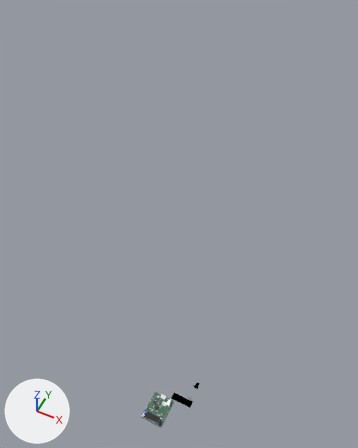
An edit to the Blender file DevboardArt/renders/devboard.blend, drawn before and after from the same camera.
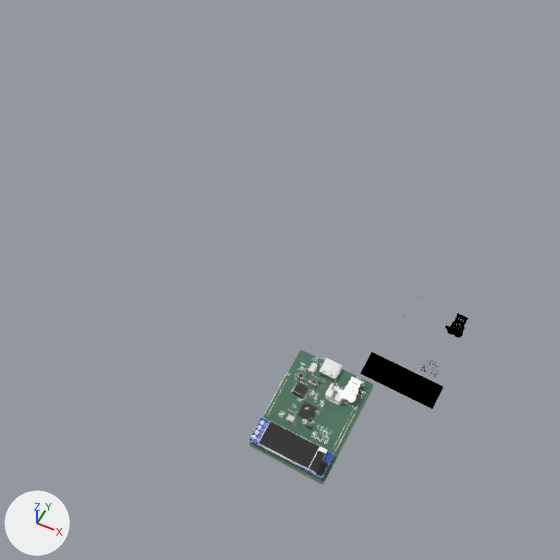
The first picture shows the older version from a camera (50 mm lens) standing at (0.205, -0.307, 0.875) and looking at (-0.114, 0.331, 0.077). The close-ups show the older and then the newer version on the part from 21% to 63% of the width and 67% to 100% of the height of that picture. Only the edits that show in the close-ups are written down. The axes (+X, +Y, +Z) are drawn at lower left. The lights are the same throughout.

The first close-up shows '=>[0:1:1:4]', 'Curve', 'Devboard_silkscreen', 'Devboard_soldermask', 'OLED_0.91_128x32.001', 'QFN-56-1EP_7x7mm_P0.4mm_EP3.2x3.2mm', 'SOIC-8_5.3x5.3mm_P1.27mm', 'SW_SPST_TS-1088-xR020', 'TPS63000DRCR', 'shield' and 3 more.
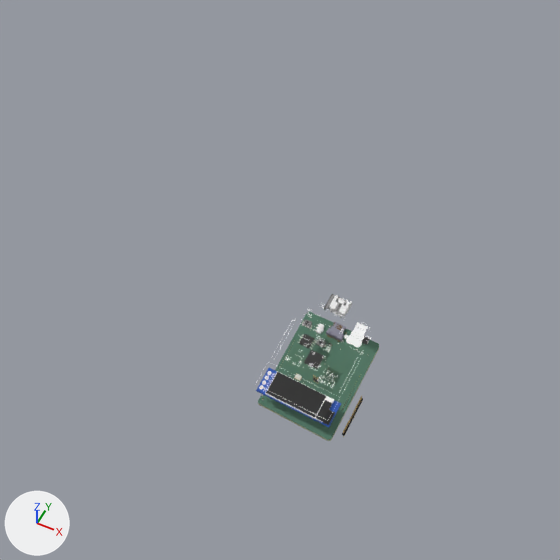
ob_eduboard_1 is not drawn itself; it is the parent of ob_c_0201_0603metric, ob_c_0201_0603metric_001, ob_c_0201_0603metric_002, ob_oled_0_91_128x32, ob_c_0201_0603metric_003, ob_c_0201_0603metric_004, ob_c_0201_0603metric_005, ob_c_0201_0603metric_006.

The change in detail:
Object 'Eduboard 1' (ob_eduboard_1) moves from (-0.137, 0.0528, 0.00444) to (-0.145, 0.0731, 0.0).
Object 'OLED_0.91_128x32.001' (ob_oled_0_91_128x32_001) moves from (0.0, 0.0, 0.0) to (0.0, -0.0096, 0.0).
Object '=>[0:1:1:4]' (ob_0_1_1_4) moves from (-0.000064, -0.0015, 0.00597) to (-0.000064, -0.0542, 0.00597).
Object 'SW_SPST_TS-1088-xR020' (ob_sw_spst_ts_1088_xr020) moves from (0.144, -0.0016, -0.0585) to (0.144, -0.0165, -0.0585).
Object 'TPS63000DRCR' (ob_tps63000drcr) moves from (0.172, -0.0016, -0.052) to (0.172, -0.0134, -0.052).
Object 'shield' (ob_shield) moves from (0.0, 0.0, 0.0) to (0.0, -0.0275, 0.0).
Object 'SOIC-8_5.3x5.3mm_P1.27mm' (ob_soic_8_5_3x5_3mm_p1_27mm) moves from (0.147, -0.0016, -0.0645) to (0.147, -0.012, -0.0645).
Object 'QFN-56-1EP_7x7mm_P0.4mm_EP3.2x3.2mm' (ob_qfn_56_1ep_7x7mm_p0_4mm_ep3_2x3_2mm) moves from (0.155, -0.0016, -0.0717) to (0.155, -0.015, -0.0717).
Object 'Devboard_silkscreen' (ob_devboard_silkscreen) moves from (0.0, -0.00445, 0.0) to (0.0, -0.021, 0.0).
Object 'Curve' (ob_curve) moves from (0.0458, 0.0223, 0.0073) to (-0.2744, 0.7869, 0.2774).

Boxes (x1, y1, x2, y2) around the edits, measured in the close-ups (560 x 560 px):
'Devboard_soldermask', moved: before (249, 350, 373, 483); after (258, 311, 379, 440)
'OLED_0.91_128x32.001', moved: before (249, 417, 335, 478); after (256, 368, 341, 427)
'Curve', moved (not visible afterwards): before (360, 296, 468, 409)
'Devboard_silkscreen', moved: before (249, 357, 366, 478); after (256, 303, 371, 421)
'=>[0:1:1:4]', moved: before (325, 383, 346, 405); after (329, 295, 352, 318)
'QFN-56-1EP_7x7mm_P0.4mm_EP3.2x3.2mm', moved: before (298, 402, 318, 422); after (304, 350, 324, 369)
'shield', moved: before (319, 358, 343, 382); after (324, 294, 346, 318)
'Devboard_PCB', moved: before (249, 373, 373, 484); after (258, 325, 379, 441)
'SOIC-8_5.3x5.3mm_P1.27mm', moved: before (291, 383, 309, 399); after (298, 334, 316, 349)
'tongue', moved: before (319, 370, 336, 381); after (326, 322, 346, 342)
'PinHeader_1x20_P1.00mm_Vertical', moved: before (335, 415, 355, 452); after (342, 396, 363, 437)
'Eduboard 1.30.1', moved: before (307, 363, 318, 374); after (315, 323, 325, 334)
'SW_SPST_TS-1088-xR020', moved: before (296, 372, 306, 381); after (302, 319, 312, 329)
'SW_SPST_TS-1088-xR020.001', moved: before (309, 378, 319, 388); after (316, 339, 326, 348)
'TPS63000DRCR', moved: before (358, 387, 364, 395); after (362, 336, 370, 345)
'Crystal_SMD_3225-4Pin_3.2x2.5mm', moved: before (286, 414, 295, 422); after (294, 373, 302, 381)
'PinHeader_1x03_P1.00mm_Vertical', moved: before (306, 422, 312, 430); after (313, 375, 319, 383)
'Pin Header 4 x 1 TH 2.54mm Pitch', moved: before (253, 421, 263, 438); after (261, 372, 270, 396)
'PinHeader_1x20_P1.00mm_Vertical.001', moved (not visible afterwards): before (267, 384, 285, 417)
